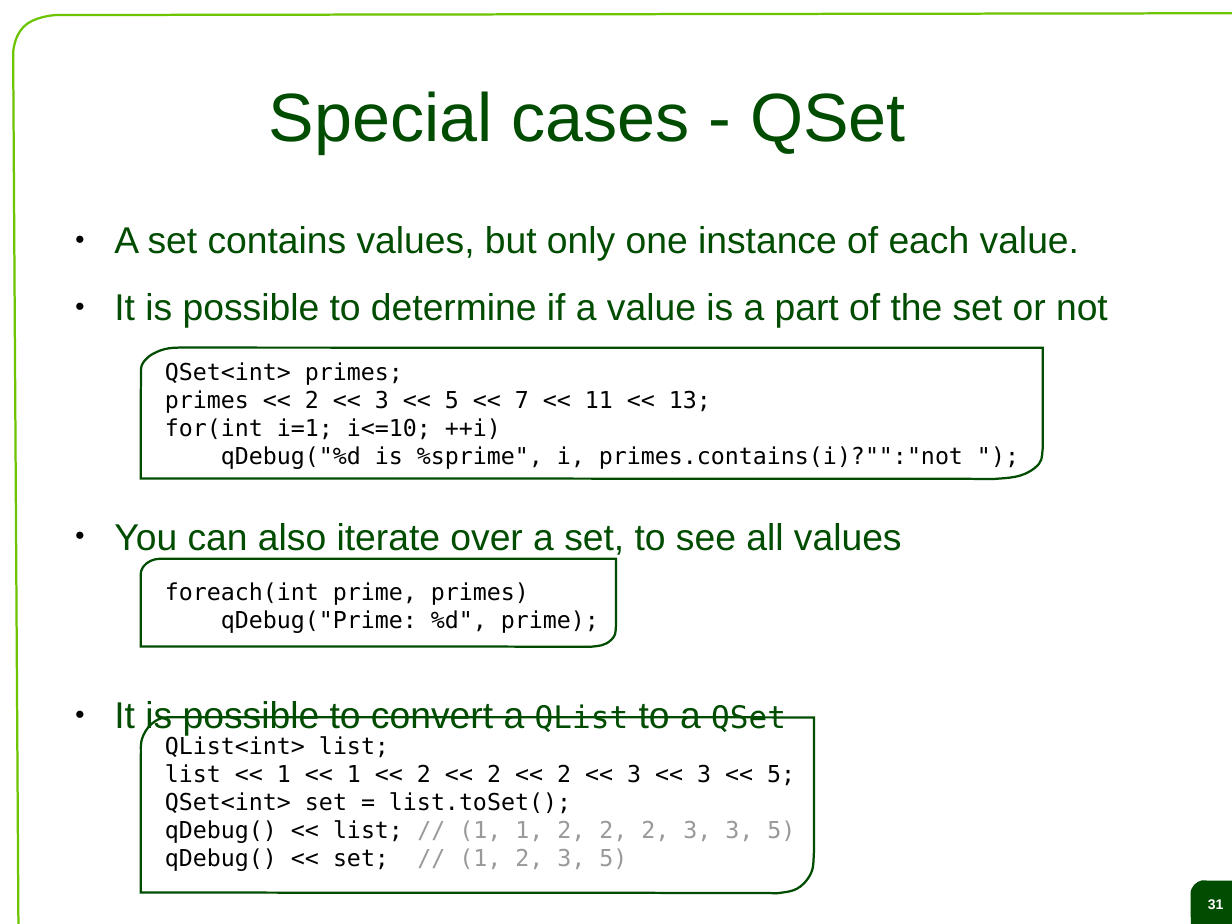
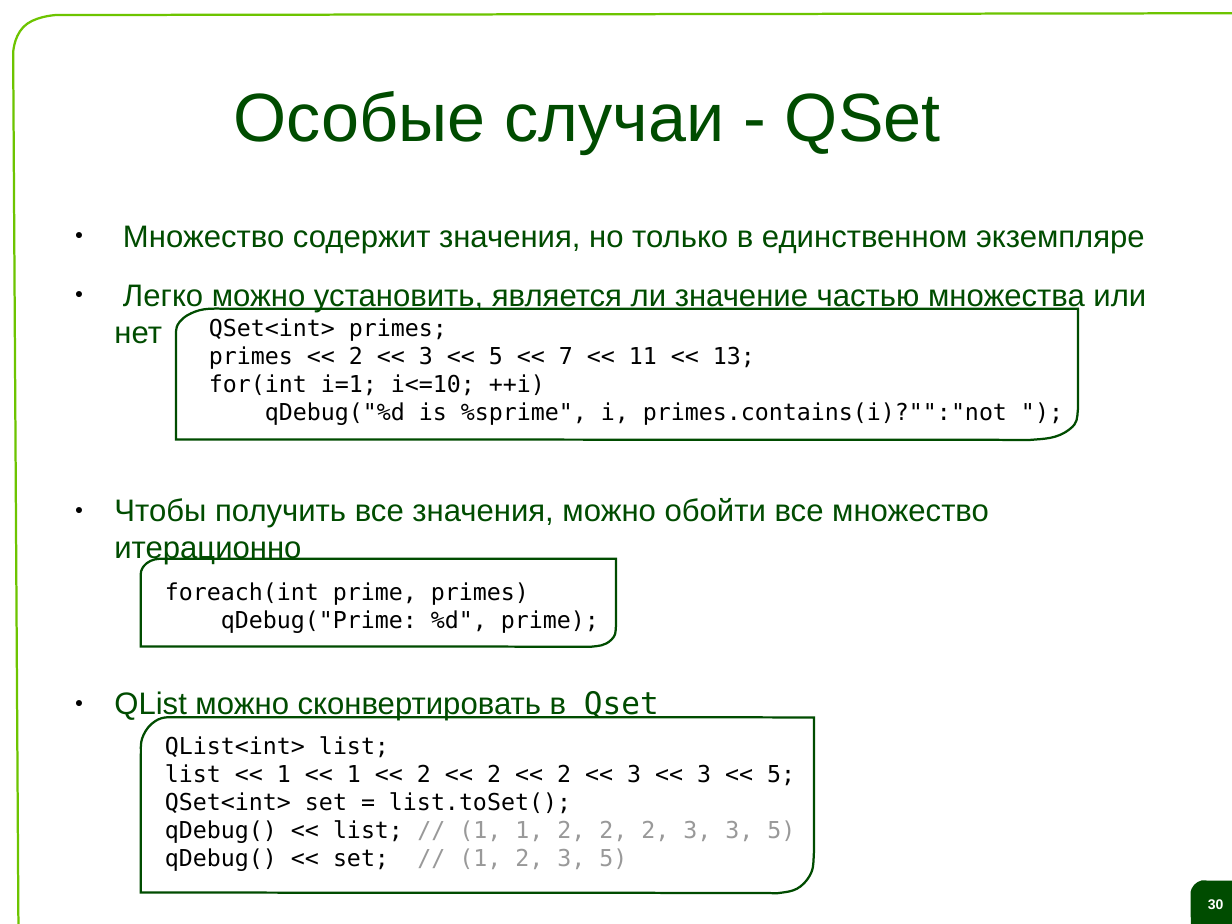
Before and after one commit to saa/qecm, a slide deck: slide 30 of Lectures and Exercises/L04 - Datatypes collections and files/L4 Slides.odp (slide 31 before the commit). Drawn at 1232x924 pixels with LibreOffice and Linux fonts; fonts in the diff are those of the drawing; background and template pictures are left out. Boxes give left, top, right and bottom in pixels: in the first picture for what was removed or moved away, otherwise in the second. Text is boxed around its words. In the diff, an @@ line names an element or a change of style, - is before the commit and + after.

```diff
--- a/Lectures and Exercises/L04 - Datatypes collections and files/L4 Slides.odp
+++ b/Lectures and Exercises/L04 - Datatypes collections and files/L4 Slides.odp
@@ title at (x1=234, y1=91, x2=940, y2=153): text changed @@
-Special cases - QSet
+Особые случаи - QSet
@@ text at (x1=114, y1=225, x2=1146, y2=721): text changed; size 24 to 20 pt @@
-● A set contains values, but only one instance of each value.
-● It is possible to determine if a value is a part of the set or not
-● You can also iterate over a set, to see all values
-● It is possible to convert a QList to a QSet
+● Множество содержит значения, но только в единственном экземпляре
+● Легко можно установить, является ли значение частью множества или нет
+● Чтобы получить все значения, можно обойти все множество итерационно
+● QList можно сконвертировать в Qset
@@ freeform shape moved from (x1=141, y1=348, x2=1043, y2=480) to (x1=176, y1=309, x2=1078, y2=440) @@
@@ text "QSet<int> primes;" moved from (x1=165, y1=362, x2=963, y2=469) to (x1=209, y1=318, x2=1007, y2=425) @@
@@ page number at (x1=1208, y1=899, x2=1224, y2=909): text changed @@
-31
+30
```
Also in this commit, not shown: 23 other slides changed, 40 slides added, 41 slides removed.
